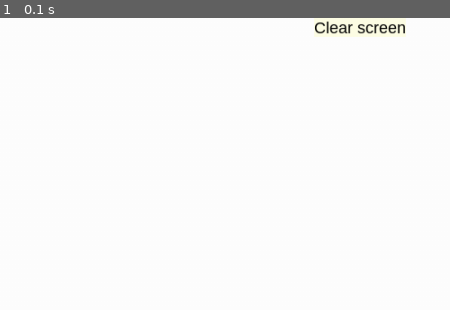
Above: before the commit, frame 1.
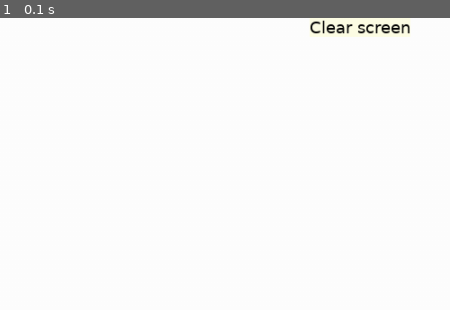
Above: after the commit, the same moment.

Repository: simplycode07/Paint-app-with-pygame
Game: pygame game, started from main.py
Same seed, same stepped clock (60 frames per second), same inputs: the game is played once before the commit and once after it.
Inputs:
- Up to frame 1 (0.1 s): no input
The pictures show only the part of the screen within x 50-100%, y 0-50%; the shares and areas given below are measured in that part.

The runs differ from the first frame. In frame 1, 0.6% of the frame differs, in the area x 68-92%, y 0-7%.

Commit message:
added font for linux

Diff:
--- a/main.py
+++ b/main.py
@@ -1,7 +1,7 @@
 import pygame
 from pygame.locals import *
 import random
-
+import os
 from math import sqrt
 from datetime import datetime
 
@@ -12,7 +12,10 @@
 display = pygame.display.set_mode(display_size)
 pygame.display.set_caption("Painting App with pygame")
 clock = pygame.time.Clock()
-font = pygame.font.Font("C:\\Windows\\Fonts\\Arial.ttf", 18)
+font = pygame.font.Font("C://Windows//Fonts//Arial.ttf", 18)
+
+if os.name == 'posix':
+    font = pygame.font.Font("/usr/share/fonts/truetype/dejavu/DejaVuSans.ttf", 18)
 
 # colors
 colors = {
@@ -31,10 +34,10 @@
 clear_butt_rect = clear_butt_text.get_rect()
 clear_butt_rect.center = (900, 10)
 
-square_selected_true = pygame.image.load('img\\square_selected_true.png')
-square_selected_false = pygame.image.load('img\\square_selected_false.png')
-circle_selected_true = pygame.image.load('img\\circle_selected_true.png')
-circle_selected_false = pygame.image.load('img\\circle_selected_false.png')
+square_selected_true = pygame.image.load('img/square_selected_true.png')
+square_selected_false = pygame.image.load('img/square_selected_false.png')
+circle_selected_true = pygame.image.load('img/circle_selected_true.png')
+circle_selected_false = pygame.image.load('img/circle_selected_false.png')
 
 display.fill(colors["white"])
 
